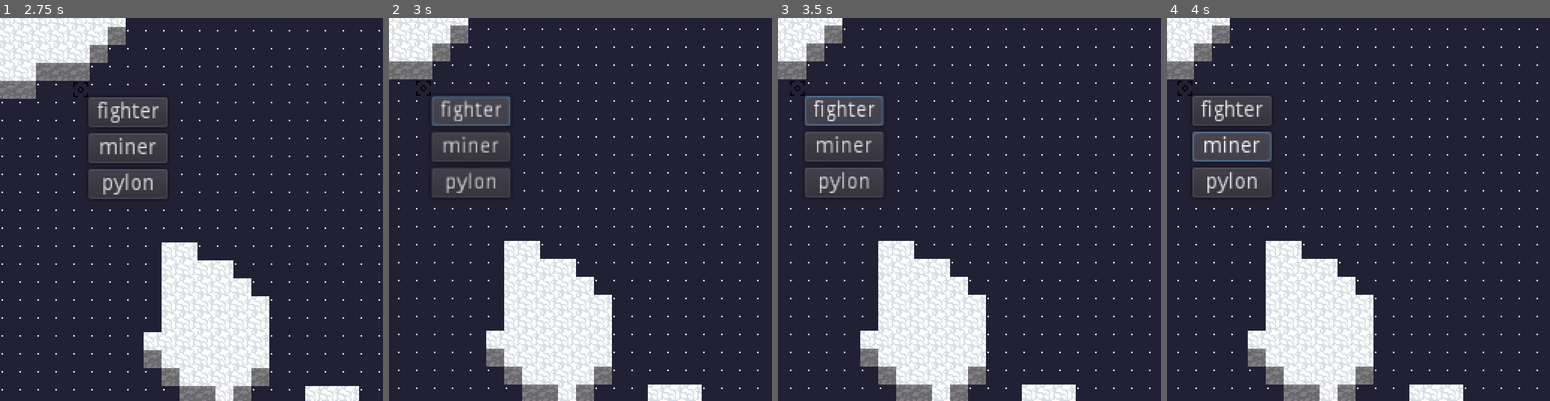
Above: before the commit, frames 1-4 (left to right).
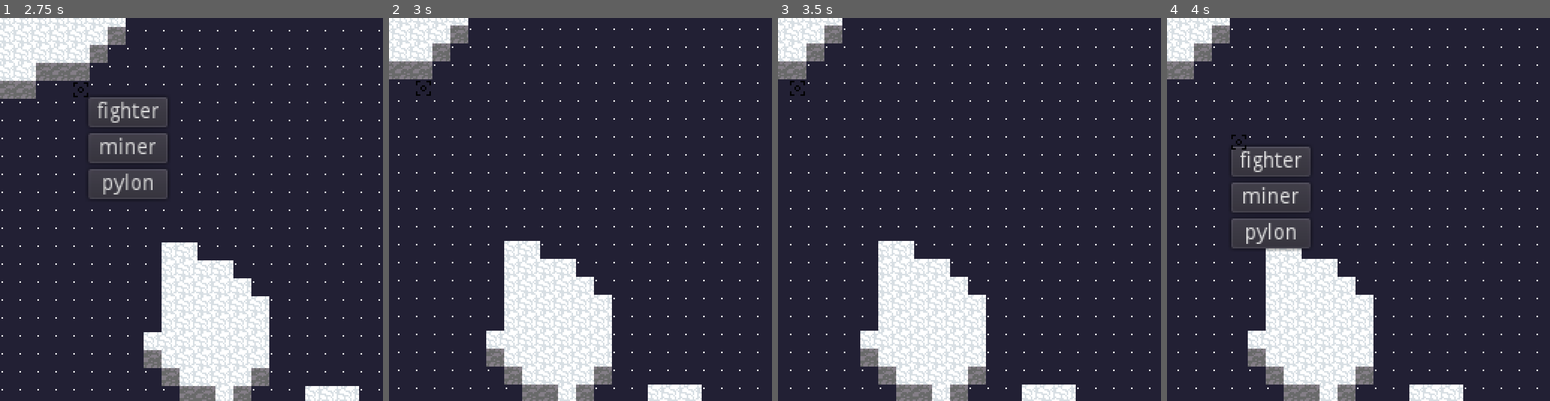
Above: after the commit, the same moments.

Repository: markpwns1/telephone-miners
Game: Godot game, scene res://scenes/game.tscn
Same seed, same stepped clock (60 frames per second), same inputs: the game is played once before the commit and once after it.
Inputs (mouse positions are in pixels of both pictures, inside the frame that each line leads up to):
- Up to frame 1 (2.75 s): move the mouse to (256, 190) at 0.52 s; hold D (control_right) 0.53-1.28 s; click (256, 190) at 0.67 s; move the mouse to (68, 190) at 1.27 s; hold S (control_down) 1.28-2.03 s; click (68, 190) at 1.42 s; move the mouse to (229, 125) at 2.02 s; hold D (control_right) from 2.03 s (still down); click (229, 125) at 2.17 s
- Up to frame 2 (3 s): release D (control_right) at 2.75 s; click "fighter" at 2.75 s
- Up to frame 3 (3.5 s): no input
- Up to frame 4 (4 s): click (1232, 148) at 3.5 s, where only the run before the commit has a clickable "miner"

Frame 1 is identical in both runs. In frame 2, 3.7% of the frame differs, in the area x 10-32%, y 20-47%; in frame 3, 3.9%; in frame 4, 6.4%, in the area x 2-38%, y 16-61%.

Commit message:
spawning

Diff:
--- a/objects/controller.gd
+++ b/objects/controller.gd
@@ -1,6 +1,9 @@
 extends Area2D
 
 export var transmitting = []
+
+var mouse_on: bool = false
+var connected: bool = true # Constant
 
 func check():
 	for obj in transmitting:
@@ -11,3 +14,11 @@
 		if child.get("connected") != null:
 			child.connected = false
 	check()
+
+
+func _on_controller_mouse_entered():
+	mouse_on = true
+
+
+func _on_controller_mouse_exited():
+	mouse_on = false
--- a/objects/controller.tscn
+++ b/objects/controller.tscn
@@ -19,3 +19,6 @@
 
 [node name="collider" type="CollisionShape2D" parent="."]
 shape = SubResource( 1 )
+
+[connection signal="mouse_entered" from="." to="." method="_on_controller_mouse_entered"]
+[connection signal="mouse_exited" from="." to="." method="_on_controller_mouse_exited"]
--- a/scenes/game.gd
+++ b/scenes/game.gd
@@ -9,27 +9,36 @@
 var selecting_state = Option.NONE
 var selection: Node
 
+var spawning_position: Vector2
+
 export var currency: int = 0
 
 func _unhandled_input(event):
 	if event is InputEventMouseButton && event.is_pressed():
 		$grid_selection_icon.position = Vector2(6, 6) + (get_global_mouse_position() / 12).floor() * 12
-		if selecting_state == Option.NONE:
+		if selecting_state == Option.NONE or selecting_state == Option.SPAWNING:
 			var selected = false
 			for child in get_children():
 				if child.get("mouse_on") and child.get("connected"):
-					selected = true
-					selection = child
+					if selecting_state == Option.NONE:
+						selected = true
+						selection = child
 
-					var menu_offset = $commands.rect_pivot_offset
-					$commands.set_position(get_global_mouse_position() - menu_offset)
-					$commands.select(selection)
-					$spawning.hide()
+						var menu_offset = $commands.rect_pivot_offset
+						$commands.set_position(get_global_mouse_position() - menu_offset)
+						$commands.select(selection)
+						$spawning.hide()
+					elif child.get("transmitting") != null:
+						selected = true
+						child.transmitting.append(selection)
+						add_child(selection)
+
 			if not selected:
 				selection = null
 				$commands.hide()
 				$spawning.set_position(get_global_mouse_position())
 				$spawning.visible = !$spawning.visible
+				spawning_position = $grid_selection_icon.position
 		else:
 			selecting_state = Option.NONE
 			selection.receiver = "move " + String(6 + floor(get_global_mouse_position().x / 12) * 12) + " " + String(6 + floor(get_global_mouse_position().y / 12) * 12)
@@ -53,13 +62,20 @@
 	selection = null
 	$commands.hide()
 
-
 func _on_miner_pressed():
 	selection = miner_prefab.instance()
-	print("miner spawned")
+	selection.position = spawning_position
+	selecting_state = Option.SPAWNING
+	$spawning.hide()
 
 func _on_fighter_pressed():
-	print("fighter spanwed")
+	selection = fighter_prefab.instance()
+	selection.position = spawning_position
+	selecting_state = Option.SPAWNING
+	$spawning.hide()
 
 func _on_pylon_pressed():
-	print("pylon spawned")
+	selection = pylon_prefab.instance()
+	selection.position = spawning_position
+	selecting_state = Option.SPAWNING
+	$spawning.hide()
--- a/scenes/game.tscn
+++ b/scenes/game.tscn
@@ -70,6 +70,7 @@
 texture = ExtResource( 11 )
 
 [node name="sfx_controller" parent="." instance=ExtResource( 10 )]
+
 [connection signal="beat" from="global_timer" to="miner" method="_on_global_timer_beat"]
 [connection signal="pressed" from="commands/move" to="." method="_on_move_pressed"]
 [connection signal="pressed" from="commands/mine" to="." method="_on_mine_pressed"]
